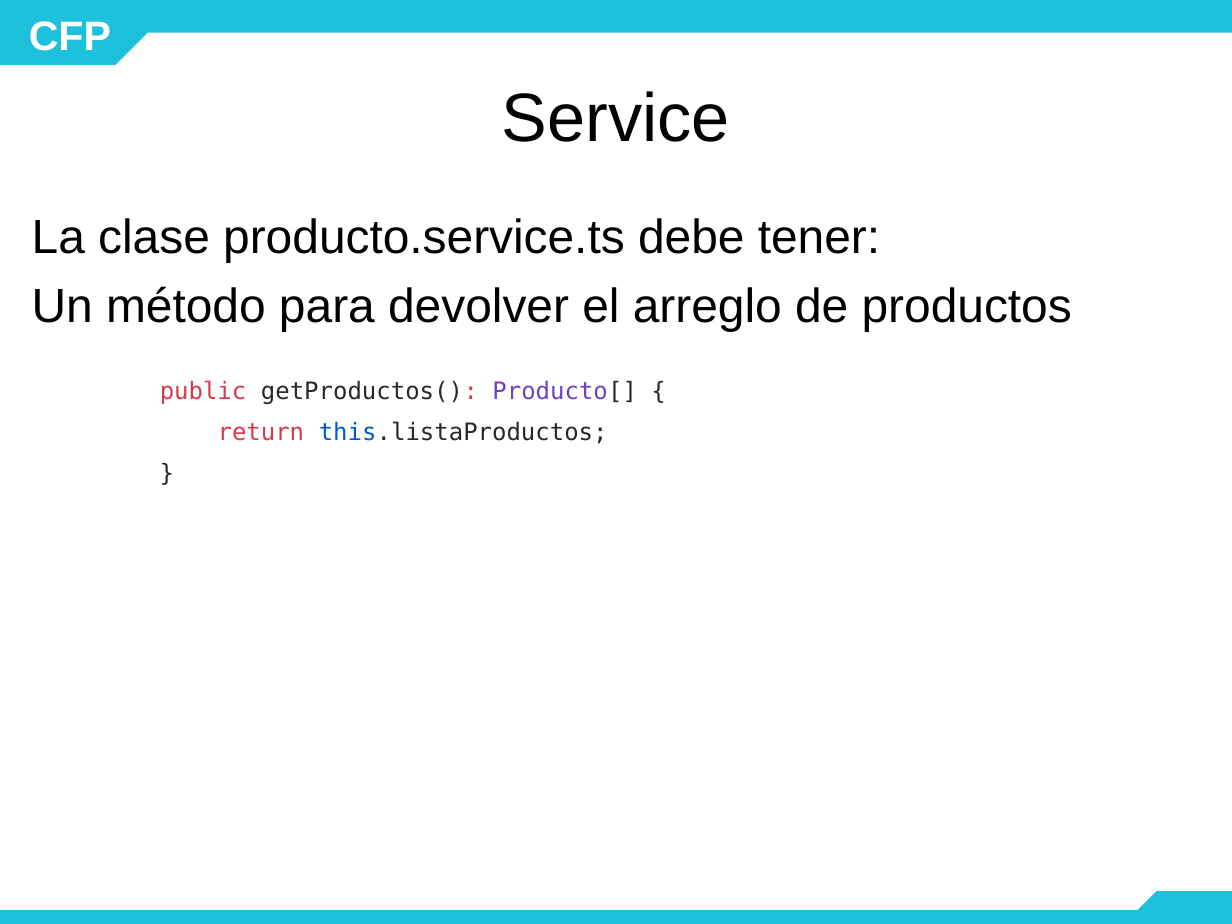
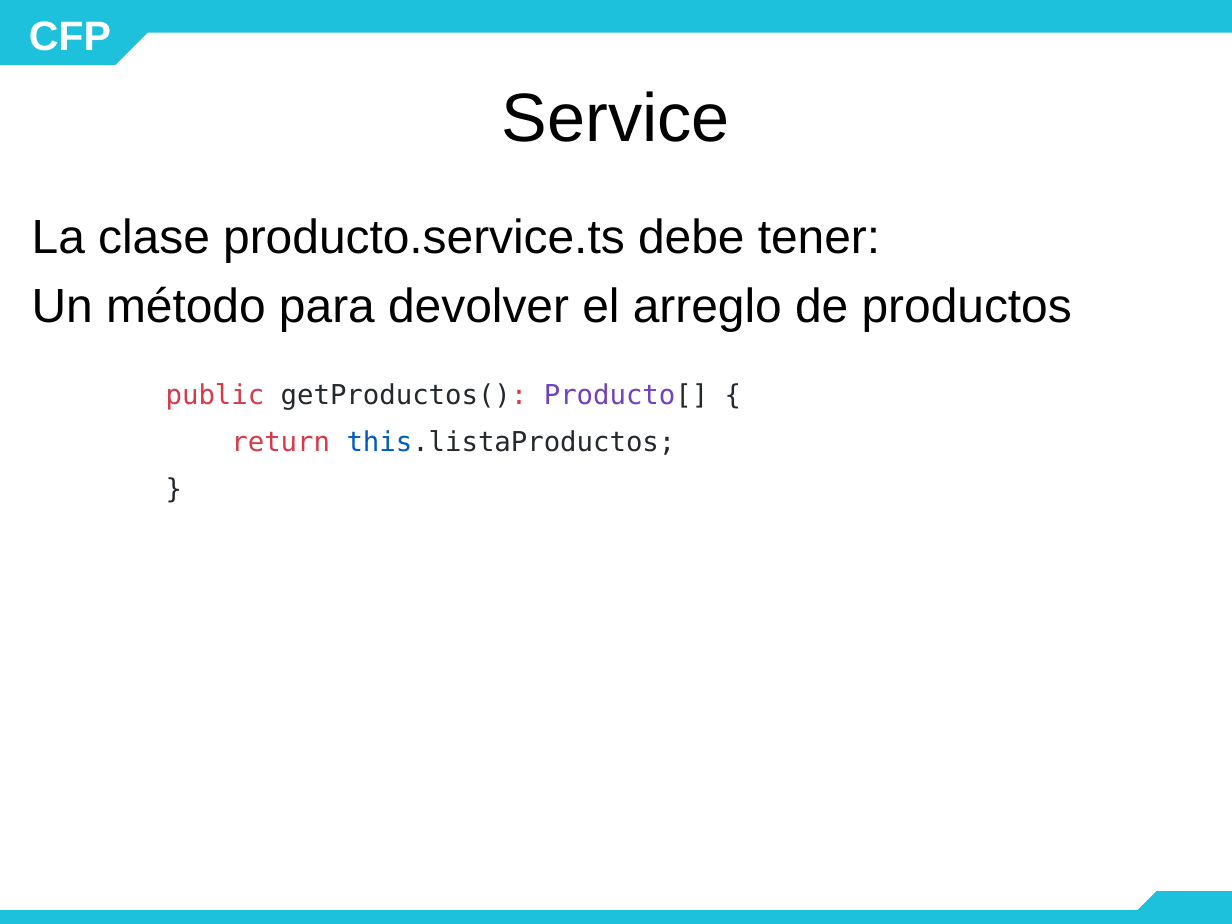
Before and after one commit to mariela21180/concesionaria, a slide deck: slide 33 of modulo4/4.3.1/- Teoria/03.1 MVC - Router y GET de API REST.pptx (slide 30 before the commit). Drawn at 1232x924 pixels with LibreOffice and Linux fonts; fonts in the diff are those of the drawing; background and template pictures are left out. Boxes give left, top, right and bottom in pixels: in the first picture for what was removed or moved away, otherwise in the second. Text is boxed around its words. In the diff, an @@ line names an element or a change of style, - is before the commit and + after.

```diff
--- a/modulo4/4.3.1/- Teoria/03.1 MVC - Router y GET de API REST.pptx
+++ b/modulo4/4.3.1/- Teoria/03.1 MVC - Router y GET de API REST.pptx
@@ text "public getProductos(): Producto[] {" at (x1=166, y1=383, x2=708, y2=455): size 14 to 16 pt @@
```
Also in this commit, not shown: 8 other slides changed, 3 slides added, 1 other file.
